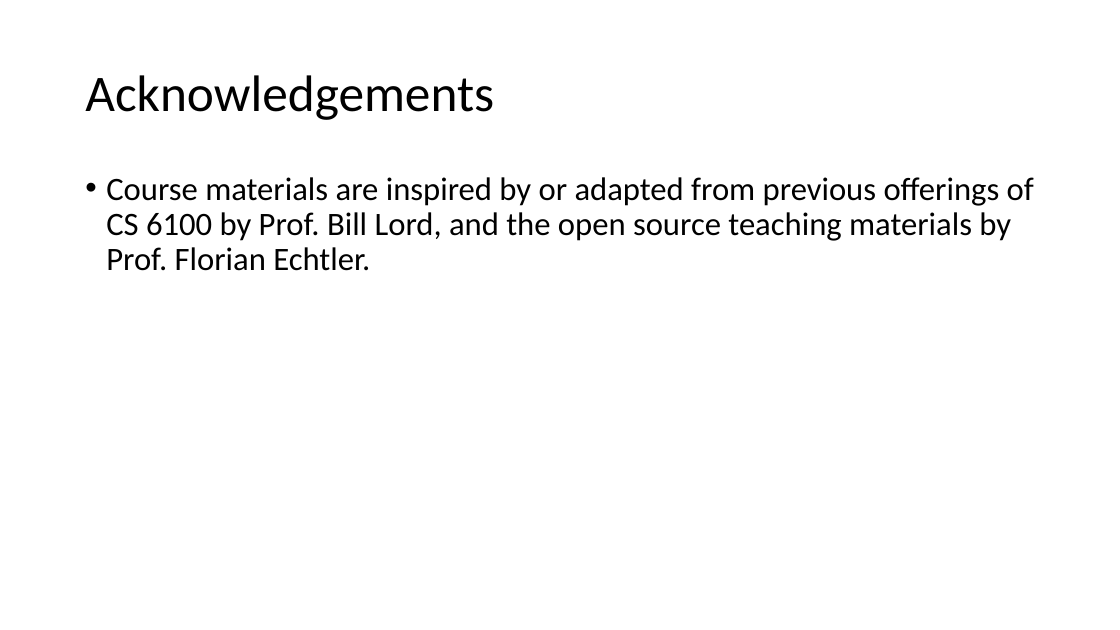
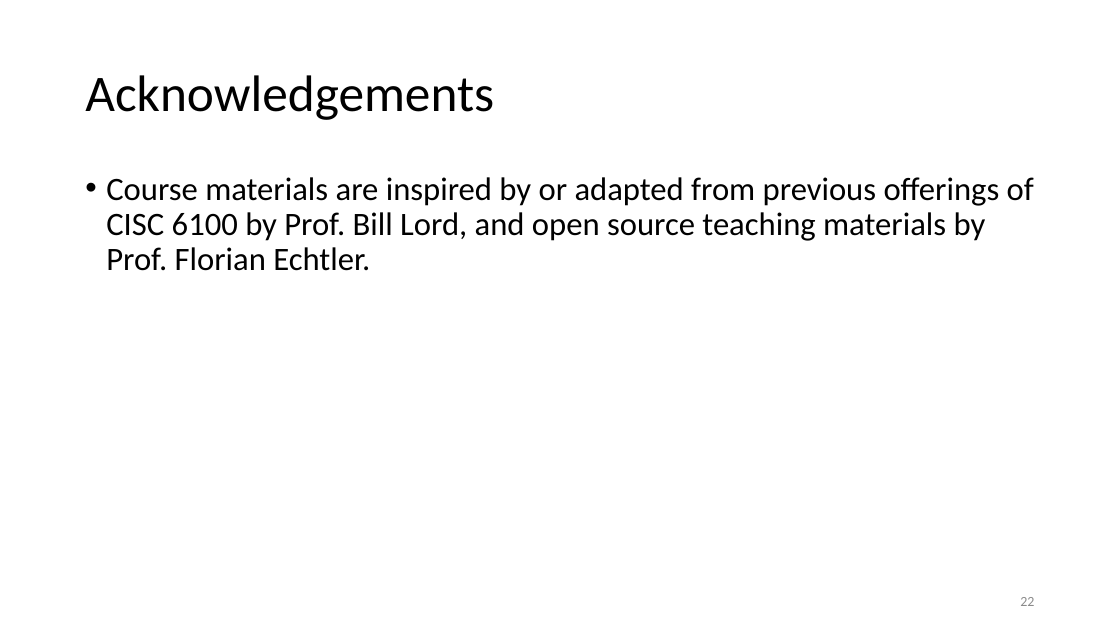
Before and after one commit to tongzhou80/cs6100, a slide deck: slide 22 of slides/Lecture1.pptx (slide 25 before the commit). Drawn at 1120x630 pixels with LibreOffice and Linux fonts; fonts in the diff are those of the drawing; background and template pictures are left out. Boxes give left, top, right and bottom in pixels: in the first picture for what was removed or moved away, otherwise in the second. Text is boxed around its words. In the diff, an @@ line names an element or a change of style, - is before the commit and + after.

```diff
--- a/slides/Lecture1.pptx
+++ b/slides/Lecture1.pptx
@@ text at (106, 177, 1034, 271): text changed @@
-• Course materials are inspired by or adapted from previous offerings of CS 6100 by Prof. Bill Lord, and the open source teaching materials by Prof. Florian Echtler.
+• Course materials are inspired by or adapted from previous offerings of CISC 6100 by Prof. Bill Lord, and open source teaching materials by Prof. Florian Echtler.
@@ page number added at (1020, 597, 1034, 606), 12 pt, text #8C8C8C @@
+22
```
Also in this commit, not shown: 28 other slides changed, 7 slides added, 2 other files.
